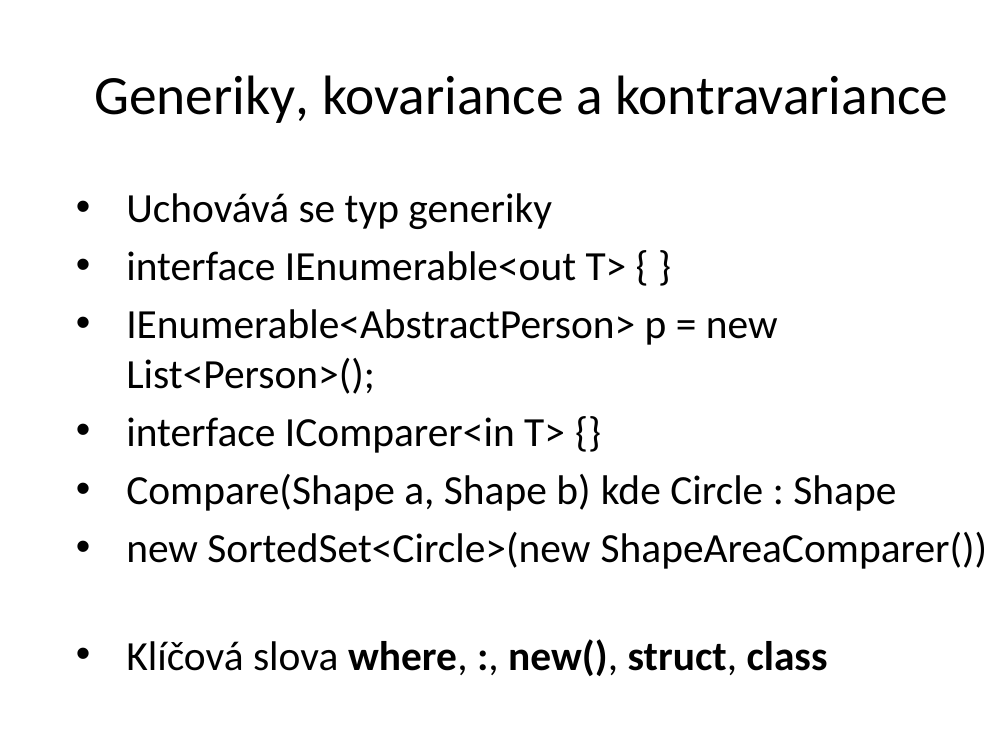
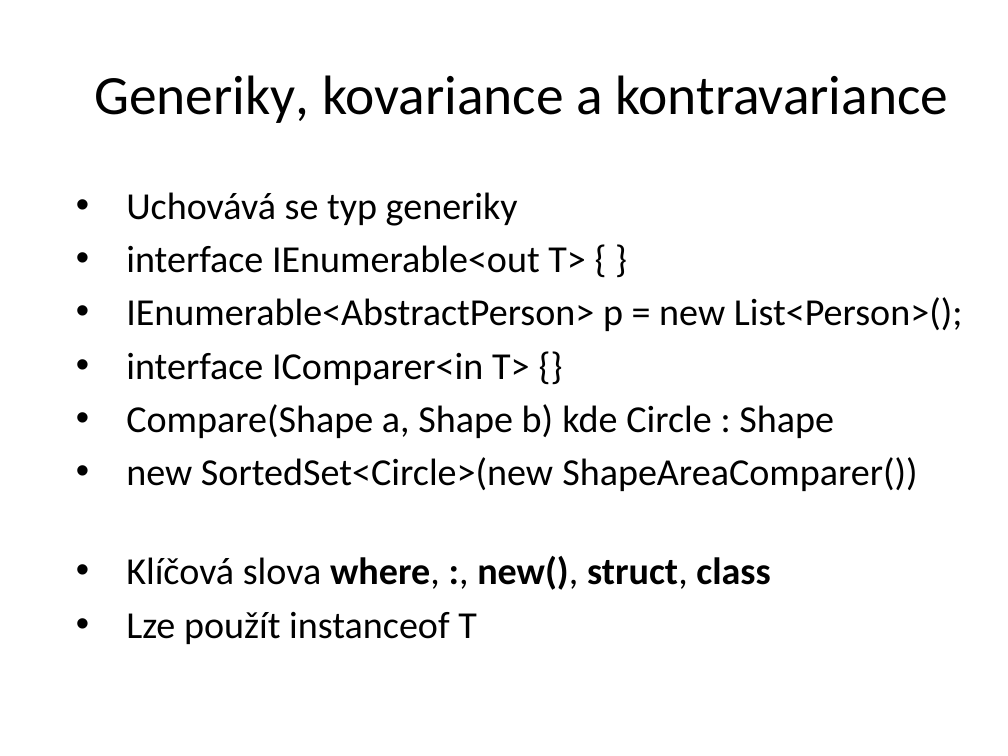
Before and after one commit to petrbalat/Skoleni-Csharp-NET, a slide deck: slide 12 of prezentace.pptx. Drawn at 1008x756 pixels with LibreOffice and Linux fonts; fonts in the diff are those of the drawing; background and template pictures are left out. Boxes give left, top, right and bottom in pixels: in the first picture for what was removed or moved away, otherwise in the second. Text is boxed around its words. In the diff, an @@ line names an element or a change of style, - is before the commit and + after.

```diff
--- a/prezentace.pptx
+++ b/prezentace.pptx
@@ text at (x1=126, y1=192, x2=963, y2=590): size 29.6 to 27.2 pt @@
@@ text at (x1=126, y1=612, x2=477, y2=644): paragraph added @@
+• Lze použít instanceof T
```
Also in this commit, not shown: 1 other slide changed, 1 other file.
